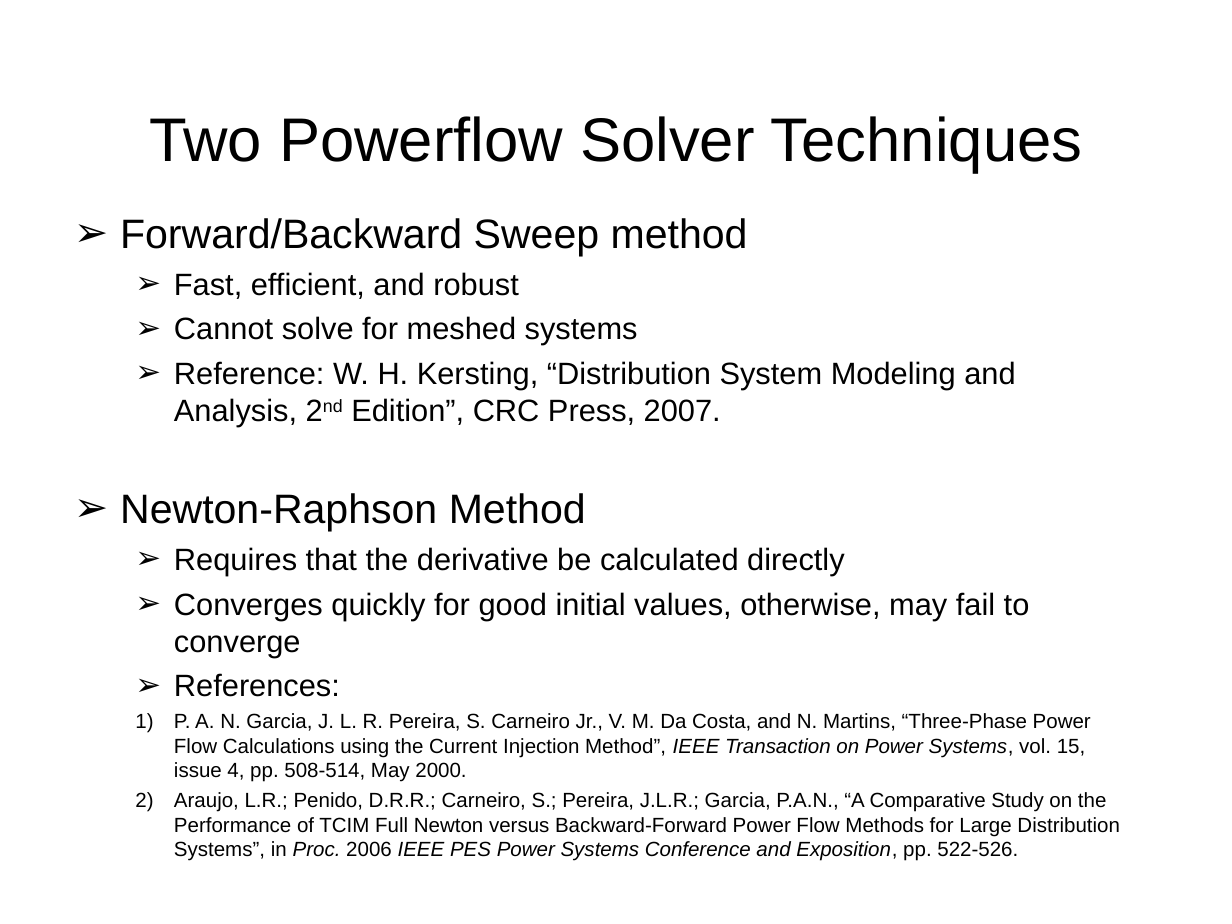
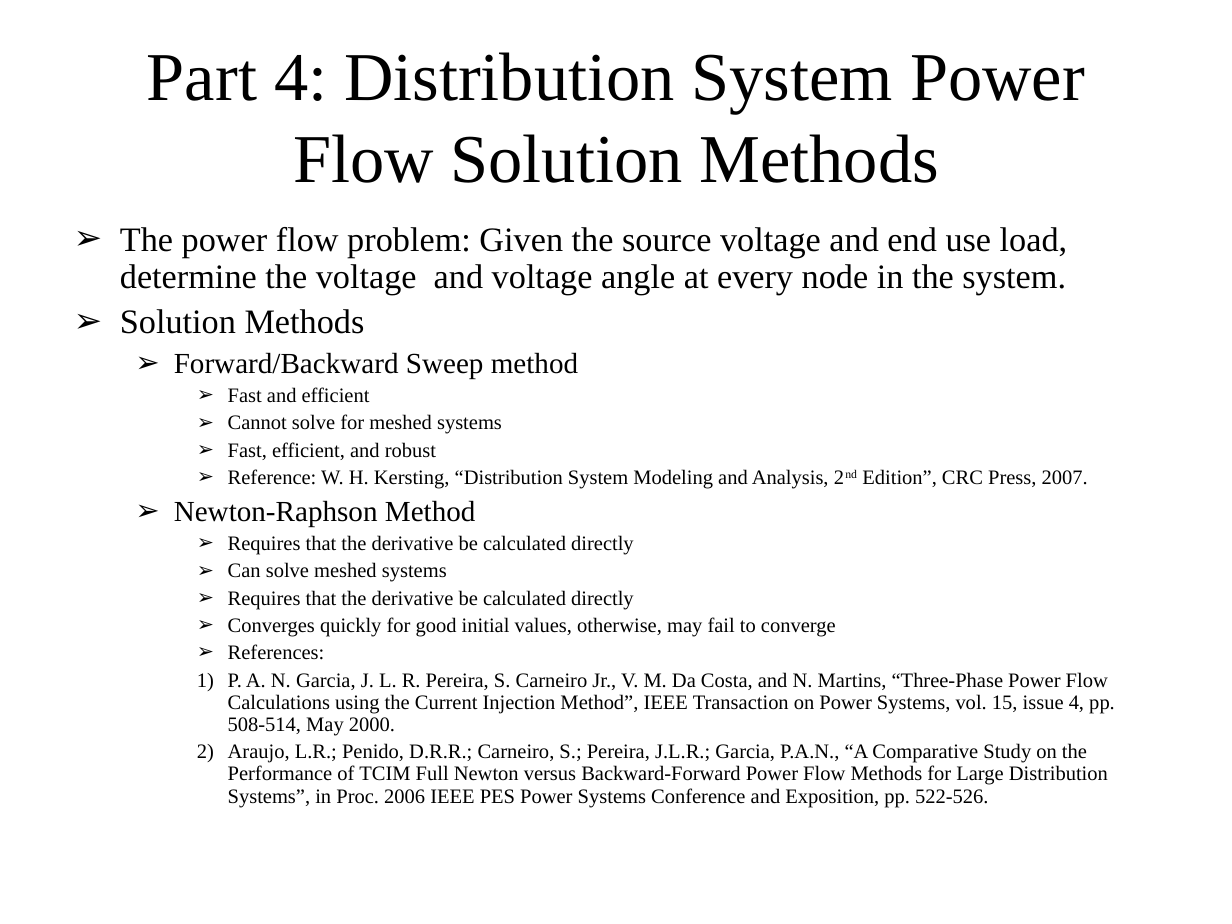
Before and after one commit to gridlab-d/course, a slide deck: slide 35 of FourDayCourse/4.1 - Powerflow Module.ppt (slide 11 before the commit). Drawn at 1232x924 pixels with LibreOffice and Linux fonts; fonts in the diff are those of the drawing; background and template pictures are left out. Boxes give left, top, right and bottom in pixels: in the first picture for what was removed or moved away, otherwise in the second. Text is boxed around its words. In the diff, an @@ line names an element or a change of style, - is before the commit and + after.

Commit message:
Updated Presentation

```diff
--- a/FourDayCourse/4.1 - Powerflow Module.ppt
+++ b/FourDayCourse/4.1 - Powerflow Module.ppt
@@ title added at [147, 52, 1085, 183], 40 pt, text #000000 @@
+Part 4: Distribution System Power Flow Solution Methods
@@ title removed at [149, 116, 1083, 172] @@
-Two Powerflow Solver Techniques
@@ text "The power flow problem: Given ...": place and size @@
-text "The power flow problem: Given ..." at [120, 218, 1120, 861]
+text "The power flow problem: Given ..." at [120, 227, 1115, 808]
@@ text at [120, 227, 1068, 334]: paragraphs added @@
+➢ The power flow problem: Given the source voltage and end use load, determine the voltage and voltage angle at every node in the system.
+➢ Solution Methods
@@ text at [174, 316, 638, 345]: paragraph removed @@
-  ➢ Cannot solve for meshed systems
@@ text at [174, 352, 1115, 808]: size 24 to 17 pt in "Forward/Backward Sweep method", "Newton-Raphson Method"; font Arial to Times New Roman in "Forward/Backward Sweep method", "Fast, efficient, and robust", "Reference: W. H. Kersting, “Distribution System Modeling ...", "Newton-Raphson Method" and 5 more places; size 18 to 12 pt in "Fast, efficient, and robust", "Reference: W. H. Kersting, “Distribution System Modeling ...", "Requires that the derivative be calculated directly", "Converges quickly for good initial values, otherwise, ..." and 1 more places; italic off in "IEEE Transaction on Power Systems,", "Proc. IEEE PES Power Systems Conference and ..."; list level 1 to 2 in "Forward/Backward Sweep method"; line spacing 1 to 0.9; list level 2 to 3 in "Fast, efficient, and robust"; list level 2 to 3 in "Reference: W. H. Kersting, “Distribution ..."; list level 1 to 2 in "Newton-Raphson Method"; list level 2 to 3 in "Requires that the derivative be ..."; list level 2 to 3 in "Converges quickly for good initial ..."; list level 2 to 3 in "References:"; list level 2 to 3 in "P. A. N. Garcia, J. ..."; list level 2 to 3 in "Araujo, L.R.; Penido, D.R.R.; Carneiro, ..." @@
@@ text at [228, 387, 502, 434]: paragraphs added @@
+    ➢ Fast and efficient
+    ➢ Cannot solve for meshed systems
@@ text at [228, 535, 634, 582]: paragraphs added @@
+    ➢ Requires that the derivative be calculated directly
+    ➢ Can solve meshed systems
```
Also in this commit, not shown: 62 other slides changed, 17 slides added, 9 slides removed.
